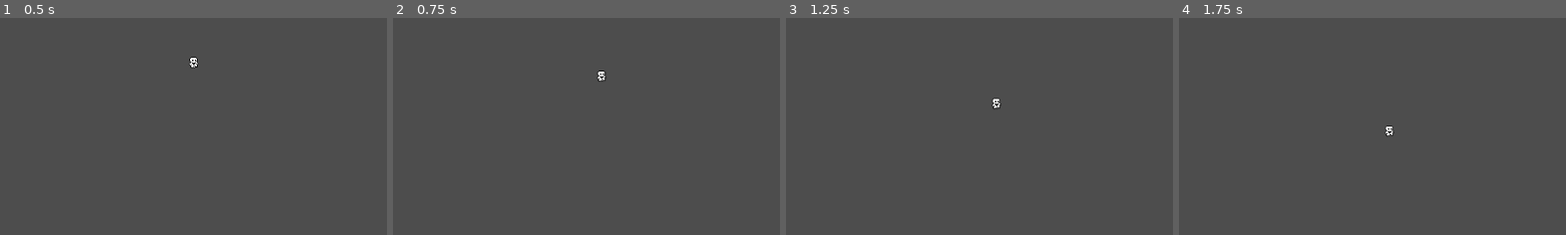
Above: before the commit, frames 1-4 (left to right).
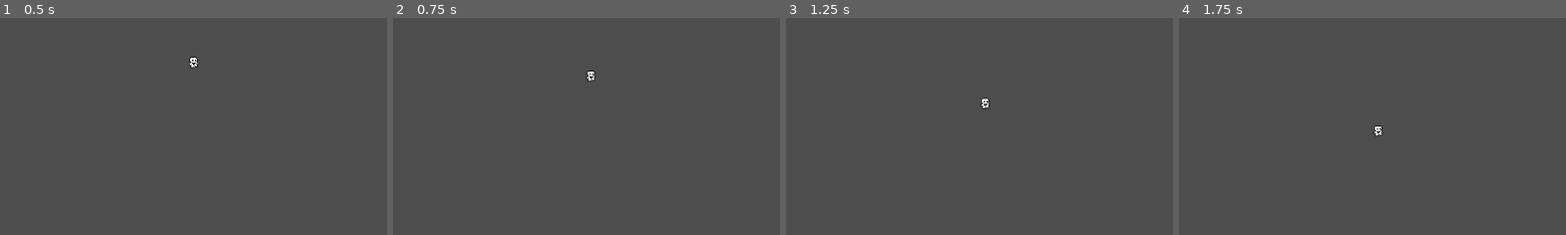
Above: after the commit, the same moments.

Repository: alwong18/AnimalExplorer
Game: Godot game, scene res://Scenes/player.tscn
The game is run twice, just before and just after one commit, with the same random seed, the same clock (stepped at 60 frames per second) and the same inputs.
Inputs:
- Up to frame 1 (0.5 s): no input
- Up to frame 2 (0.75 s): tap Enter (ui_accept) at 0.5, 0.6 s; hold Right (move_right) from 0.53 s (still down)
- Up to frame 3 (1.25 s): keep holding Right (move_right); tap Enter (ui_accept) at 0.77, 1.07 s
- Up to frame 4 (1.75 s): keep holding Right (move_right); tap Enter (ui_accept) at 1.25, 1.35, 1.52 s
The pictures show only the part of the screen within x 25-75%, y 50-100%; the shares and areas given below are measured in that part.

Frame 1 is identical in both runs. In frame 2, 0.2% of the frame differs, in the area x 49-56%, y 24-30%; in frame 3, 0.2%; in frame 4, 0.2%.

Commit message:
gravity and friction functions

Diff:
--- /dev/null
+++ b/Scenes/World.tscn
@@ -0,0 +1,16 @@
+[gd_scene load_steps=2 format=3 uid="uid://o2j3uigenrth"]
+
+[ext_resource type="PackedScene" uid="uid://b5doxaq34uvii" path="res://Scenes/player.tscn" id="1_e5v70"]
+
+[node name="World" type="Node"]
+
+[node name="Player" parent="." instance=ExtResource("1_e5v70")]
+
+[node name="StaticBody2D" type="StaticBody2D" parent="."]
+
+[node name="CollisionPolygon2D" type="CollisionPolygon2D" parent="StaticBody2D"]
+position = Vector2(118, 148)
+polygon = PackedVector2Array(-11, 18, 164, 15, 163, 82, -128, 90, -129, 21)
+
+[node name="Polygon2D" type="Polygon2D" parent="StaticBody2D/CollisionPolygon2D"]
+polygon = PackedVector2Array(-129, 22, 164, 15, 164, 81, -128, 91)
--- a/Scenes/player.tscn
+++ b/Scenes/player.tscn
@@ -71,6 +71,8 @@
 height = 18.0
 
 [node name="Player" type="CharacterBody2D"]
+floor_constant_speed = true
+floor_snap_length = 2.0
 script = ExtResource("1_u82nx")
 
 [node name="Camera2D" type="Camera2D" parent="."]
@@ -91,5 +93,8 @@
 animation = &"Jump"
 
 [node name="CollisionShape2D" type="CollisionShape2D" parent="."]
-position = Vector2(0, 2)
+position = Vector2(0, 1)
 shape = SubResource("CapsuleShape2D_kfdat")
+
+[node name="CoyoteJumpTimer" type="Timer" parent="."]
+wait_time = 0.02
--- a/Scripts/player.gd
+++ b/Scripts/player.gd
@@ -1,28 +1,38 @@
 extends CharacterBody2D
 
 
-const SPEED = 300.0
-const JUMP_VELOCITY = -400.0
+const SPEED = 100.0
+const ACCELERATION = 800.0
+const FRICTION = 1000.0
+const JUMP_VELOCITY = -300.0
 
-# Get the gravity from the project settings to be synced with RigidBody nodes.
 var gravity = ProjectSettings.get_setting("physics/2d/default_gravity")
-
+@onready var coyote_jump_timer = $CoyoteJumpTimer
 
 func _physics_process(delta):
-	# Add the gravity.
+	apply_gravity(delta)
+	handle_jump()
+	var input_axis = Input.get_axis("ui_left", "ui_right")
+	handle_acceleration(input_axis, delta)
+	apply_friction(input_axis, delta)
+	move_and_slide()
+
+func apply_gravity(delta):
 	if not is_on_floor():
 		velocity.y += gravity * delta
 
-	# Handle jump.
-	if Input.is_action_just_pressed("move_up") and is_on_floor():
-		velocity.y = JUMP_VELOCITY
+func handle_jump():
+	if is_on_floor():
+		if Input.is_action_just_pressed("ui_accept"):
+			velocity.y = JUMP_VELOCITY
+		else:
+			if Input.is_action_just_released("ui_accept") and velocity.y < JUMP_VELOCITY / 2:
+				velocity.y = JUMP_VELOCITY / 2
 
-	# Get the input direction and handle the movement/deceleration.
-	# As good practice, you should replace UI actions with custom gameplay actions.
-	var direction = Input.get_axis("move_left", "move_right")
-	if direction:
-		velocity.x = direction * SPEED
-	else:
-		velocity.x = move_toward(velocity.x, 0, SPEED)
+func handle_acceleration(input_axis, delta):
+	if input_axis != 0:
+		velocity.x = move_toward(velocity.x, SPEED * input_axis, ACCELERATION * delta)
 
-	move_and_slide()
+func apply_friction(input_axis, delta):
+		if input_axis == 0:
+			velocity.x = move_toward(velocity.x, 0, FRICTION * delta)
